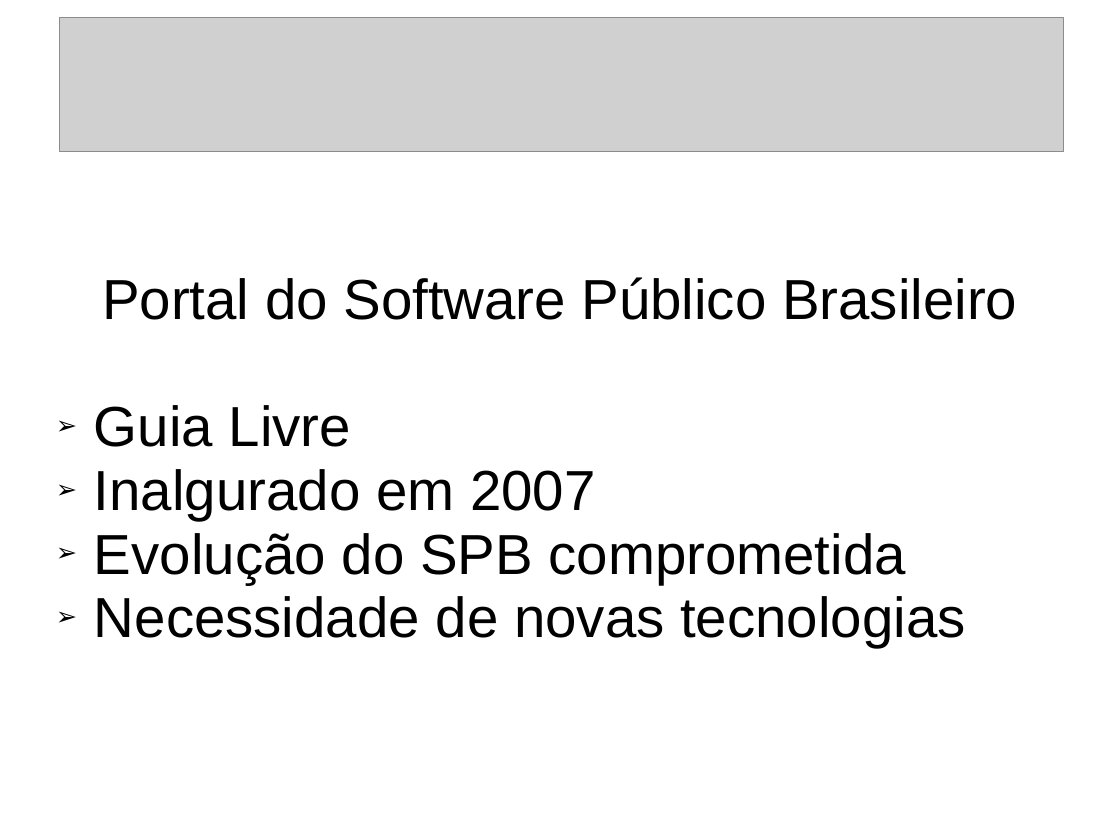
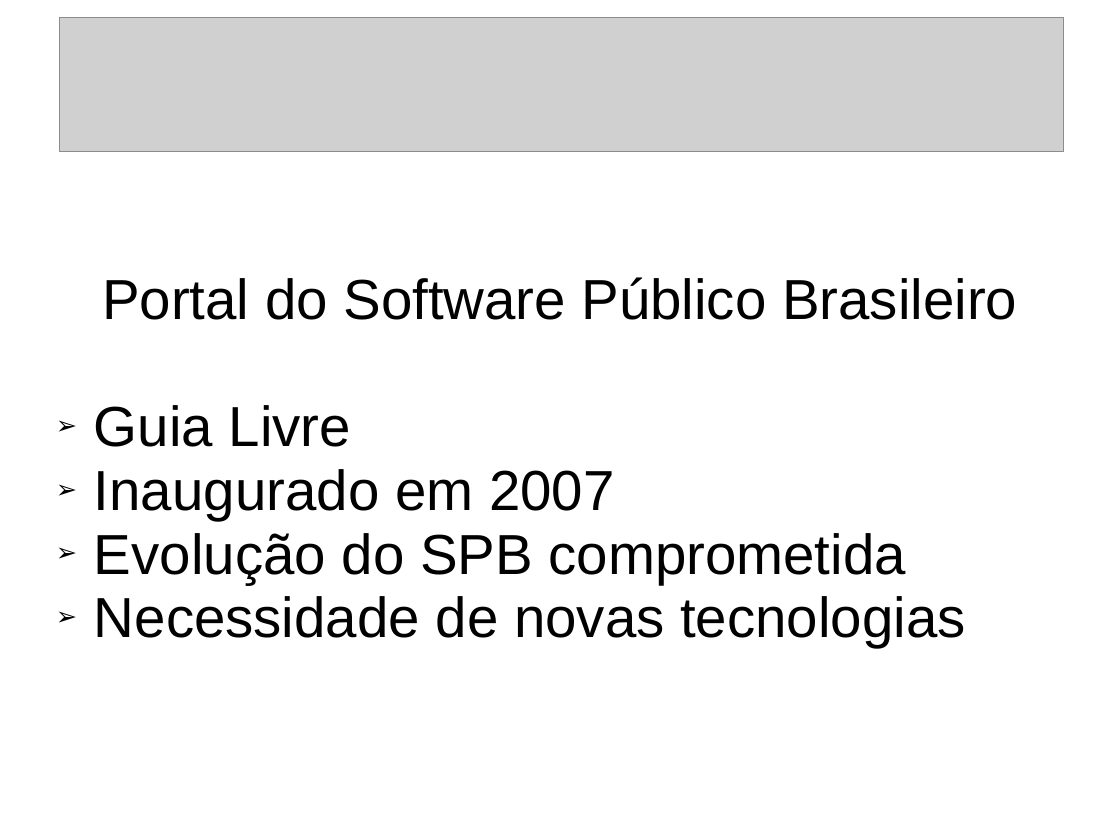
Before and after one commit to camilaferreira251/artigoFESS2014, a slide deck: slide 2 of ApresentacaoArtigo.odp. Drawn at 1120x840 pixels with LibreOffice and Linux fonts; fonts in the diff are those of the drawing; grey boxes stand for pictures. Boxes give left, top, right and bottom in pixels: in the first picture for what was removed or moved away, otherwise in the second. Text is boxed around its words. In the diff, an @@ line names an element or a change of style, - is before the commit and + after.

```diff
--- a/ApresentacaoArtigo.odp
+++ b/ApresentacaoArtigo.odp
@@ subtitle at box(94, 469, 615, 521): text changed @@
-➢ Inalgurado em 2007
+➢ Inaugurado em 2007
```
Also in this commit, not shown: 3 other slides changed, 1 slide added, 1 slide removed.
